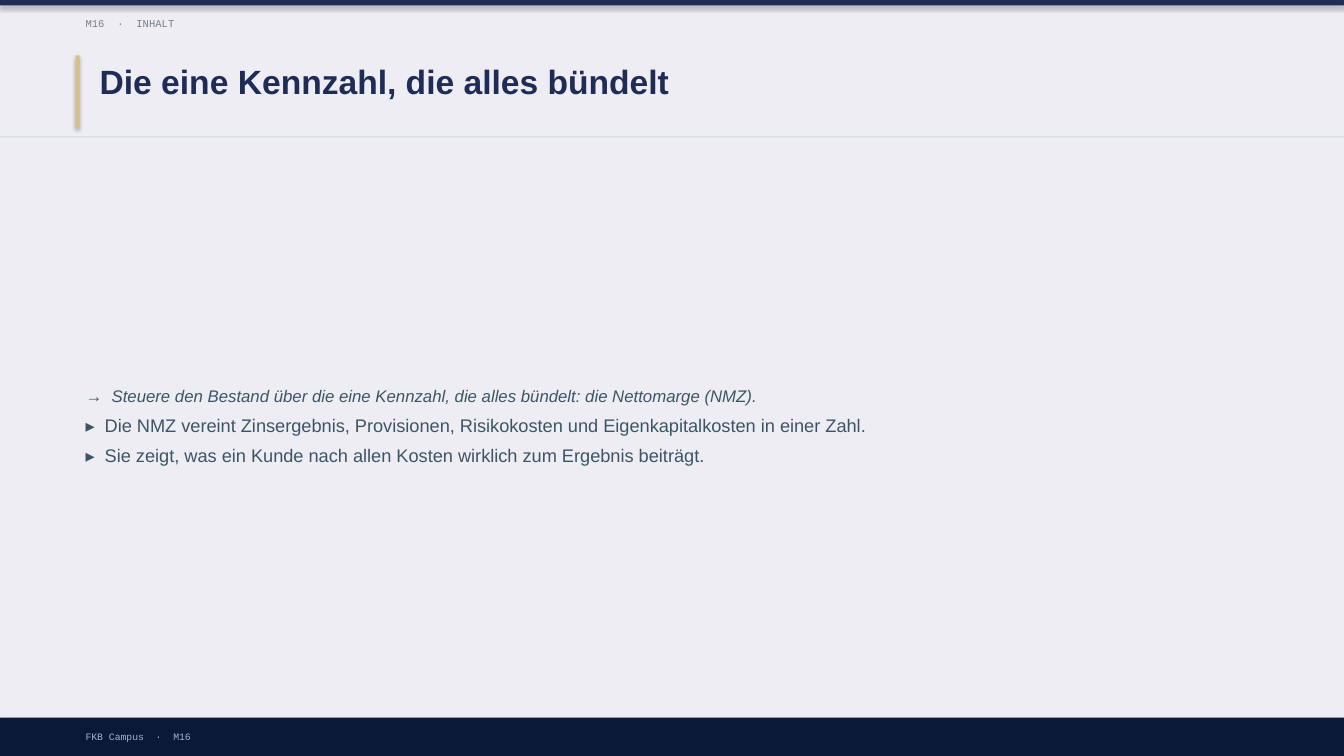
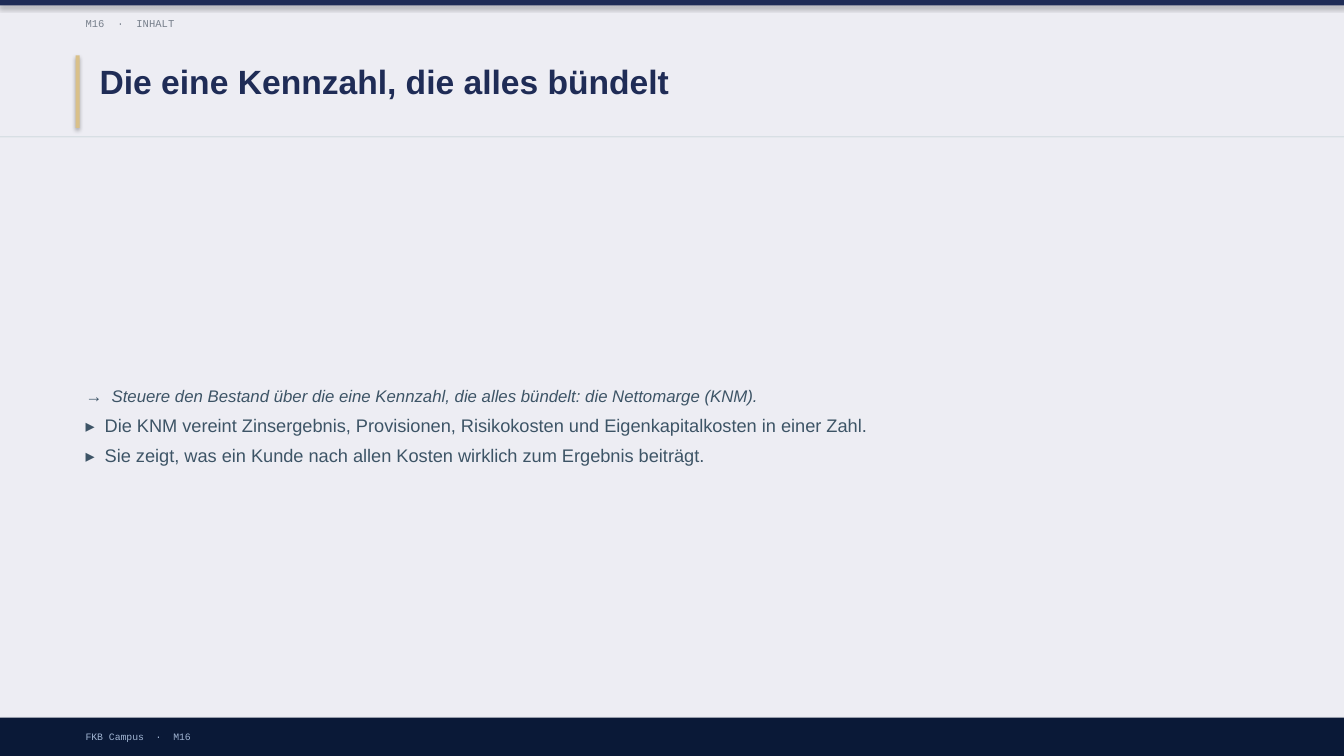
Before and after one commit to ck5rqc47pr-byte/firmenkundenakademie-online, a slide deck: slide 5 of protected-downloads/praesentation/M16.pptx. Drawn at 1344x756 pixels with LibreOffice and Linux fonts; fonts in the diff are those of the drawing. Boxes give left, top, right and bottom in pixels: in the first picture for what was removed or moved away, otherwise in the second. Text is boxed around its words. In the diff, an @@ line names an element or a change of style, - is before the commit and + after.

```diff
--- a/protected-downloads/praesentation/M16.pptx
+++ b/protected-downloads/praesentation/M16.pptx
@@ text at [105,390,866,436]: text changed @@
-→ Steuere den Bestand über die eine Kennzahl, die alles bündelt: die Nettomarge (NMZ).
-▸ Die NMZ vereint Zinsergebnis, Provisionen, Risikokosten und Eigenkapitalkosten in einer Zahl.
+→ Steuere den Bestand über die eine Kennzahl, die alles bündelt: die Nettomarge (KNM).
+▸ Die KNM vereint Zinsergebnis, Provisionen, Risikokosten und Eigenkapitalkosten in einer Zahl.
```
Also in this commit, not shown: 15 other slides changed, 7 other files.
